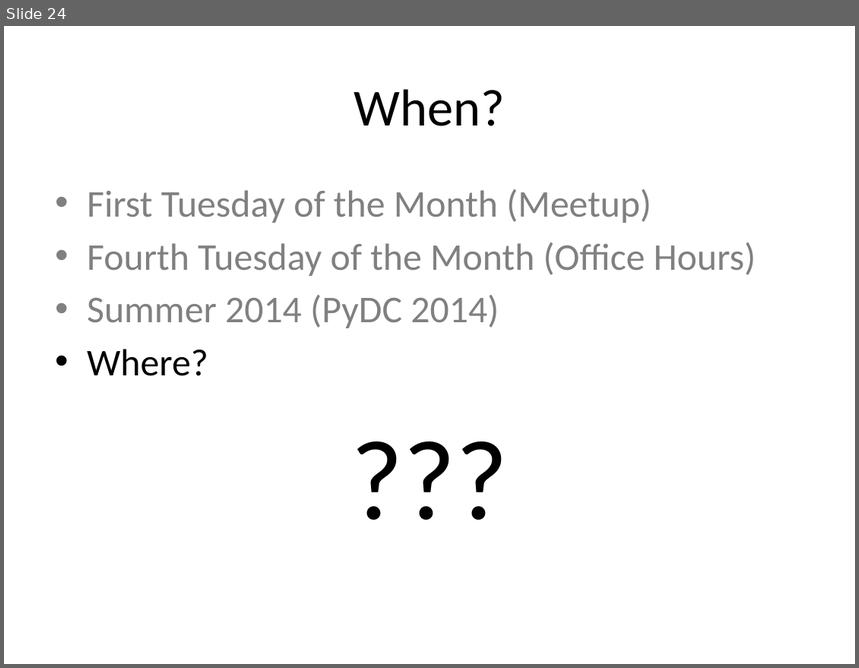
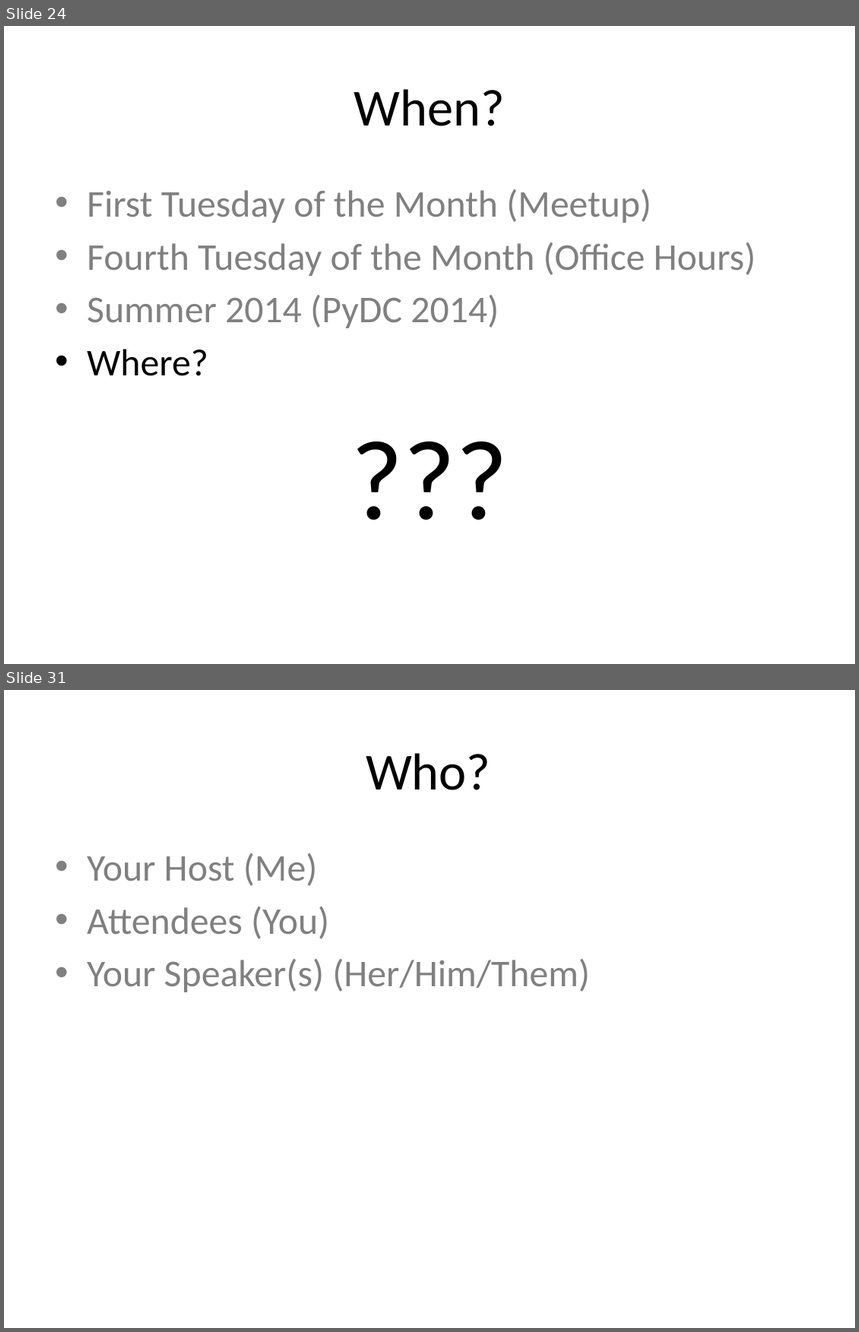
Before and after one commit to DCPython/generic-meetup-slides, a slide deck: DC Python Generic Meetup Slides.pptx. Shown one above the other, each under a label of ours: slide 24 before the commit, slides 24 and 31 after it; the slides between them are not shown. The pictures are 859x668 and 859x1332 pixels, drawn with LibreOffice and Linux fonts; fonts in the diff are those of the drawing. Boxes give left, top, right and bottom in pixels: in the first picture for what was removed or moved away, otherwise in the second. Text is boxed around its words. In the diff, an @@ line names an element or a change of style, - is before the commit and + after.

Commit message:
Save

```diff
--- a/DC Python Generic Meetup Slides.pptx
+++ b/DC Python Generic Meetup Slides.pptx
@@ slide 31 added at (4,690,855,1328), background #FFFFFF @@
@@ title added at (366,753,491,790), 44 pt, text #000000 @@
+Who?
@@ text added at (87,853,590,992), 32 pt, text #808080 @@
+• Your Host (Me)
+• Attendees (You)
+• Your Speaker(s) (Her/Him/Them)
```
Also in this commit, not shown: 8 other slides added.
